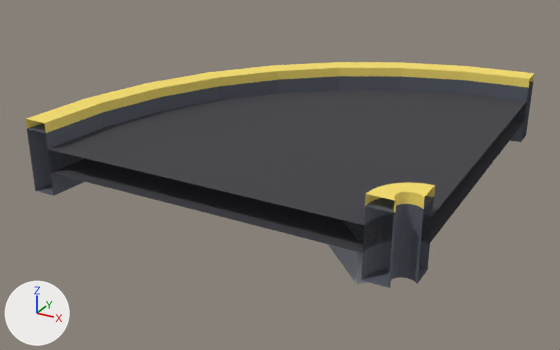
The glTF model arte/modelos/logistica/esteira/esteira_curva_dir/esteira_curva_dir.glb as it was, and as the next commit left it.
Camera for both pictures: a 50 mm lens placed at (0.89, -1.718, 0.834), pointed at (-0.009, -0.084, 0.017). The lights are fixed; the arrows at lower left show +X, +Y and +Z. The older version comes first. Vertices at exactly the same position are counted once.

Names of what the first picture shows: 'esteira_curva_dir'.
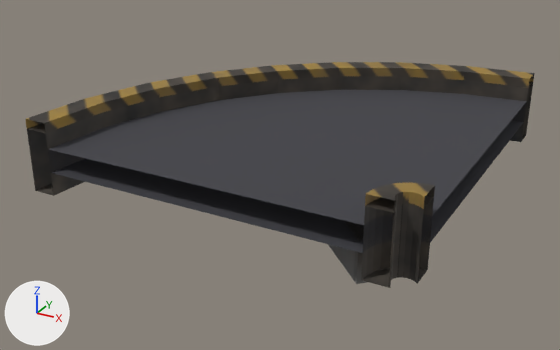
The change, as JSON lines over the scene's bpy script:
```json
{"op": "add", "block": "img_esteira_curva_dir_tex", "code": ["img_esteira_curva_dir_tex = load_image('esteira_curva_dir_tex', '_unpacked/esteira_curva_dir_tex', 512, 512, 'sRGB')"]}
{"op": "add", "block": "mat_esteira_curva_dir_tex", "code": ["mat_esteira_curva_dir_tex = principled_material('esteira_curva_dir_Tex')", "mat_esteira_curva_dir_tex.texture = img_esteira_curva_dir_tex", "mat_esteira_curva_dir_tex.metallic = 0.15", "mat_esteira_curva_dir_tex.roughness = 0.7"]}
{"block": "me_esteira_curva_dir_corpo", "where": "me_esteira_curva_dir_corpo.from_pydata(...)  # 152 vertices, 300 faces; spans x -0.46..0.5, y -0.5..0.46, z 0.0..0.225"}
{"block": "me_esteira_curva_dir_corpo", "where": "# used by ob_esteira_curva_dir; location = (0.0, 0.0, 0.0)"}
{"block": "me_esteira_curva_dir_corpo", "change": "me_esteira_curva_dir_corpo part 1: all 128 faces that had it switch from mat_p_escuro (dark grey #595d69) to mat_esteira_curva_dir_tex (picture img_esteira_curva_dir_tex)"}
{"block": "me_esteira_curva_dir_corpo", "change": "me_esteira_curva_dir_corpo part 2: all 12 faces that had it switch from mat_p_metal (light grey #adb5bf) to mat_esteira_curva_dir_tex (picture img_esteira_curva_dir_tex)"}
{"block": "me_esteira_curva_dir_corpo", "change": "me_esteira_curva_dir_corpo part 3: all 96 faces that had it switch from mat_p_faixa (yellow #f9e16c) to mat_esteira_curva_dir_tex (picture img_esteira_curva_dir_tex)"}
{"block": "me_esteira_curva_dir_corpo", "change": "me_esteira_curva_dir_corpo part 4: texture (UV) coordinates of 300 of 300 faces, centred in x -0.454..0.497, y -0.497..0.454, z 0.0..0.225, changed; they spanned u 0.0..1.0, v 0.0..0.78 and now span u 0.0..1.0, v 0.0..1.0"}
```

Where the change shows, as pixel boxes (x1, y1, x2, y2) in the pictures (560 x 350 px):
```json
{"object": "esteira_curva_dir", "change": "recoloured, surface changed", "before": [25, 62, 535, 288], "after": [25, 62, 535, 288], "on screen": "darker"}
{"part": 1, "of": "me_esteira_curva_dir_corpo", "change": "recoloured", "before": [27, 76, 533, 288], "after": [27, 76, 533, 288]}
{"part": 2, "of": "me_esteira_curva_dir_corpo", "change": "recoloured", "before": [328, 221, 367, 284], "after": [328, 221, 367, 284], "on screen": "darker"}
{"part": 3, "of": "me_esteira_curva_dir_corpo", "change": "recoloured", "before": [25, 62, 535, 212], "after": [25, 62, 535, 212]}
{"part": 4, "of": "me_esteira_curva_dir_corpo", "change": "surface changed", "before": [25, 62, 535, 288], "after": [25, 62, 535, 288], "on screen": "darker"}
```
